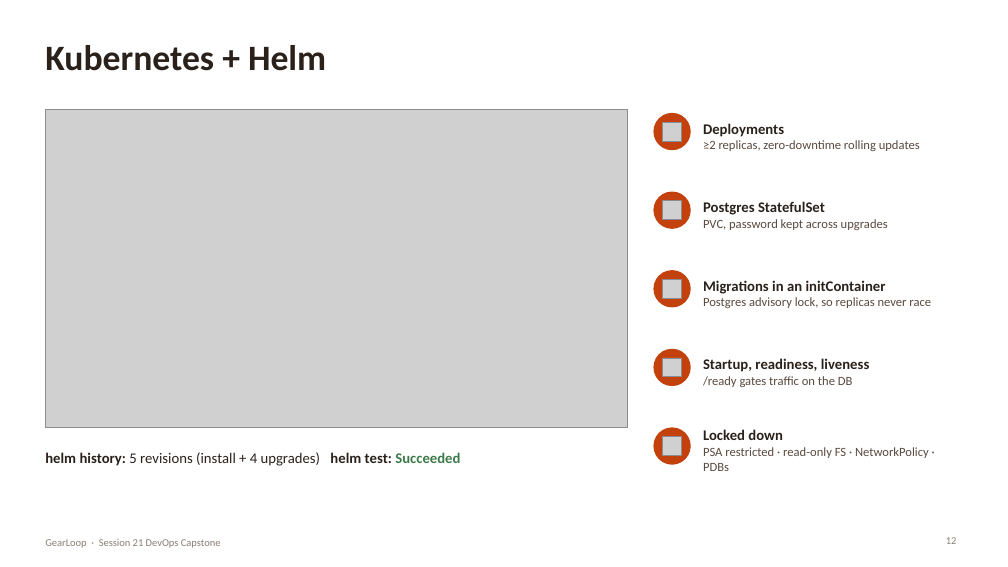
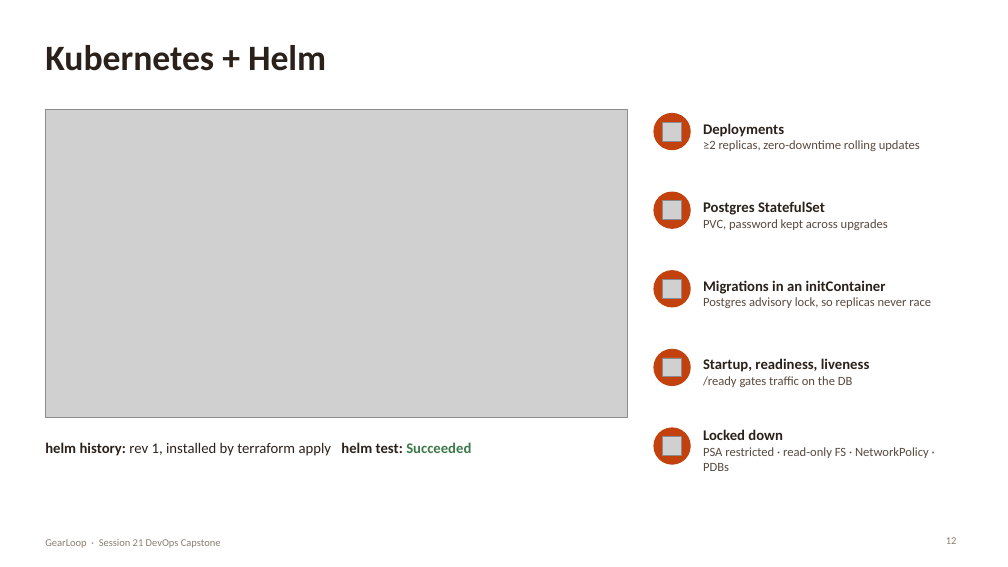
Before and after one commit to aastik-gg/DevOps_Project, a slide deck: slide 12 of presentation/GearLoop-Capstone.pptx. Drawn at 1008x567 pixels with LibreOffice and Linux fonts; fonts in the diff are those of the drawing; grey boxes stand for pictures. Boxes give left, top, right and bottom in pixels: in the first picture for what was removed or moved away, otherwise in the second. Text is boxed around its words. In the diff, an @@ line names an element or a change of style, - is before the commit and + after.

Commit message:
docs: recapture cluster screenshots and deck from the Terraform-managed deployment

```diff
--- a/presentation/GearLoop-Capstone.pptx
+++ b/presentation/GearLoop-Capstone.pptx
@@ picture: place and size @@
-picture at [45, 110, 628, 427]
+picture at [45, 110, 628, 417]
@@ text at [45, 442, 471, 456]: text changed @@
-helm history: 5 revisions (install + 4 upgrades) helm test: Succeeded
+helm history: rev 1, installed by terraform apply helm test: Succeeded
```
Also in this commit, not shown: 2 other slides changed, 12 other files.
